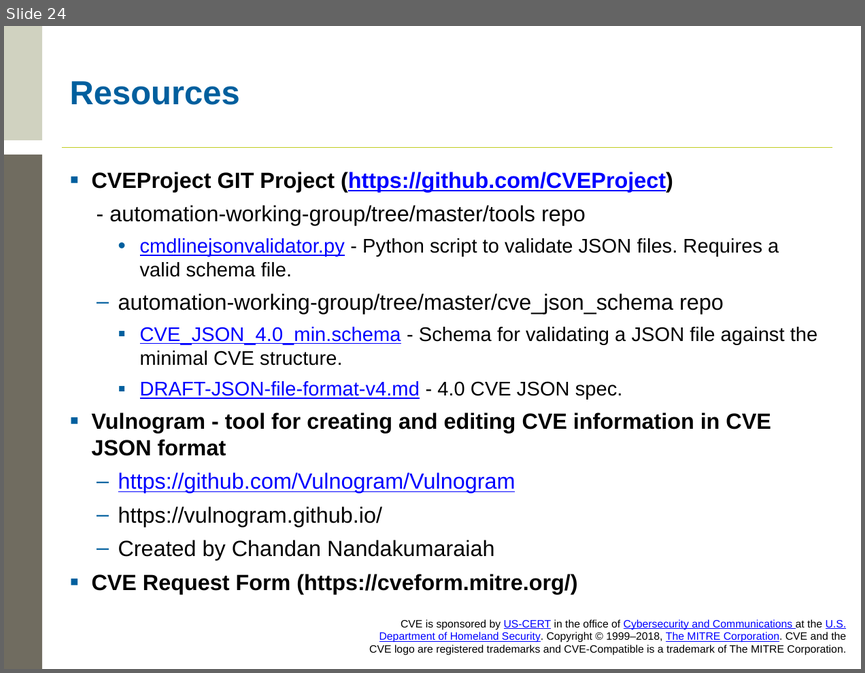
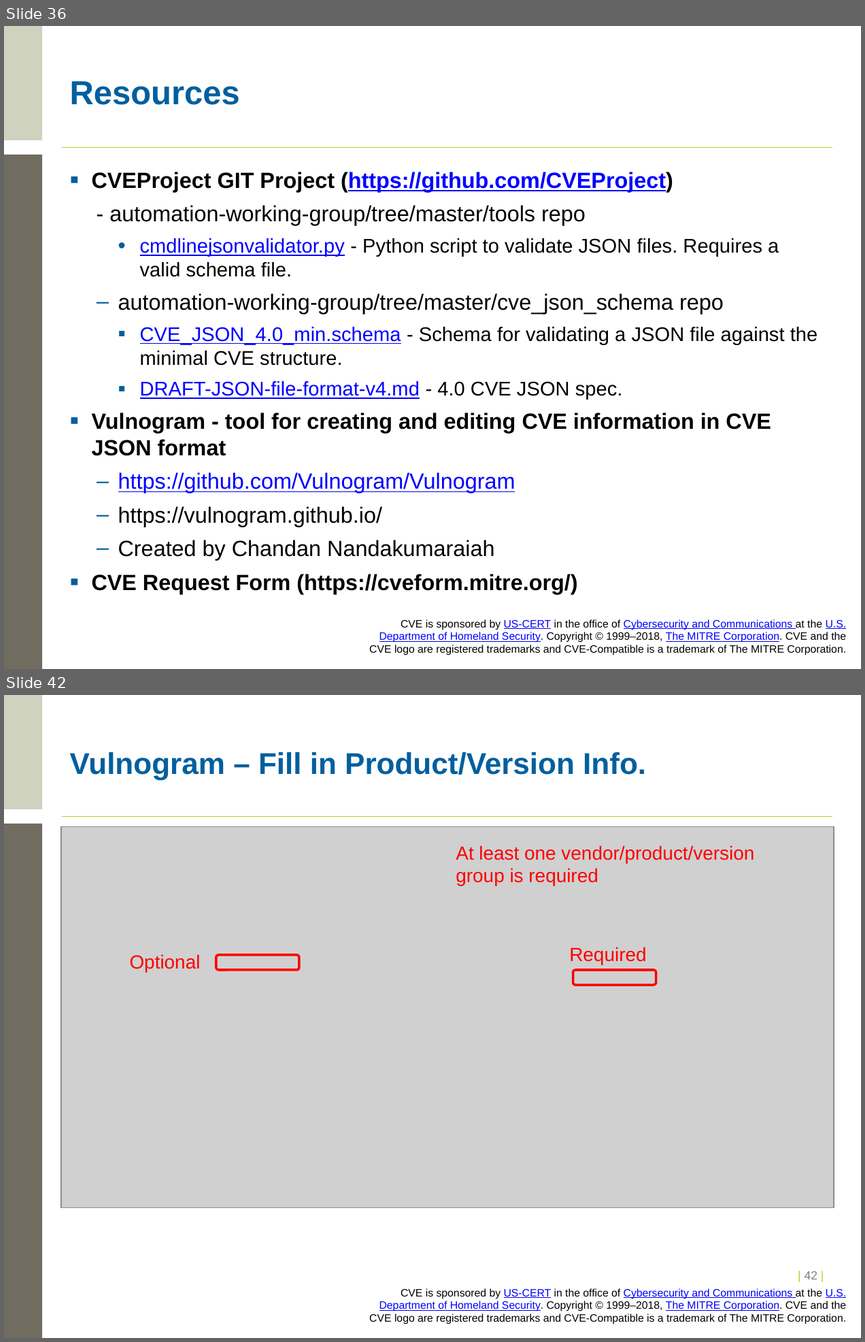
Before and after one commit to CVEProject/cveproject.github.io, a slide deck: docs/cna/Entry_Submission_Process.pptx. Shown one above the other, each under a label of ours: slide 24 before the commit, slides 36 and 42 after it; the slides between them are not shown. The pictures are 865x673 and 865x1342 pixels, drawn with LibreOffice and Linux fonts; fonts in the diff are those of the drawing; grey boxes stand for pictures; background and template pictures are left out. Boxes give left, top, right and bottom in pixels: in the first picture for what was removed or moved away, otherwise in the second. Text is boxed around its words. In the diff, an @@ line names an element or a change of style, - is before the commit and + after.

Commit message:
Adding pictures to the submission process

```diff
--- a/docs/cna/Entry_Submission_Process.pptx
+++ b/docs/cna/Entry_Submission_Process.pptx
@@ slide 42 added at (4,695,861,1338), background #FFFFFF; not listed: 4 template elements that a slide beside it also shows @@
@@ title added at (70,752,646,780), 25.2 pt, text #005F9E, bold @@
+Vulnogram – Fill in Product/Version Info.
@@ picture added at (61,827,834,1207) @@
@@ text added at (456,845,754,885), 16 pt, text #FF0000 @@
+At least one vendor/product/version group is required
@@ text added at (130,954,201,972), 16 pt, text #FF0000 @@
+Optional
@@ rounded rectangle added at (216,955,300,970), outline #FF0000 2 pt @@
@@ text added at (569,947,646,964), 16 pt, text #FF0000 @@
+Required
@@ rounded rectangle added at (573,970,656,985), outline #FF0000 2 pt @@
@@ page number added at (804,1271,817,1279), 10 pt, text #C1CD23 @@
+| 42 |
@@ what was slide 24 is now slide 36 @@
```
Also in this commit, not shown: 1 slide changed, 22 other slides added.
